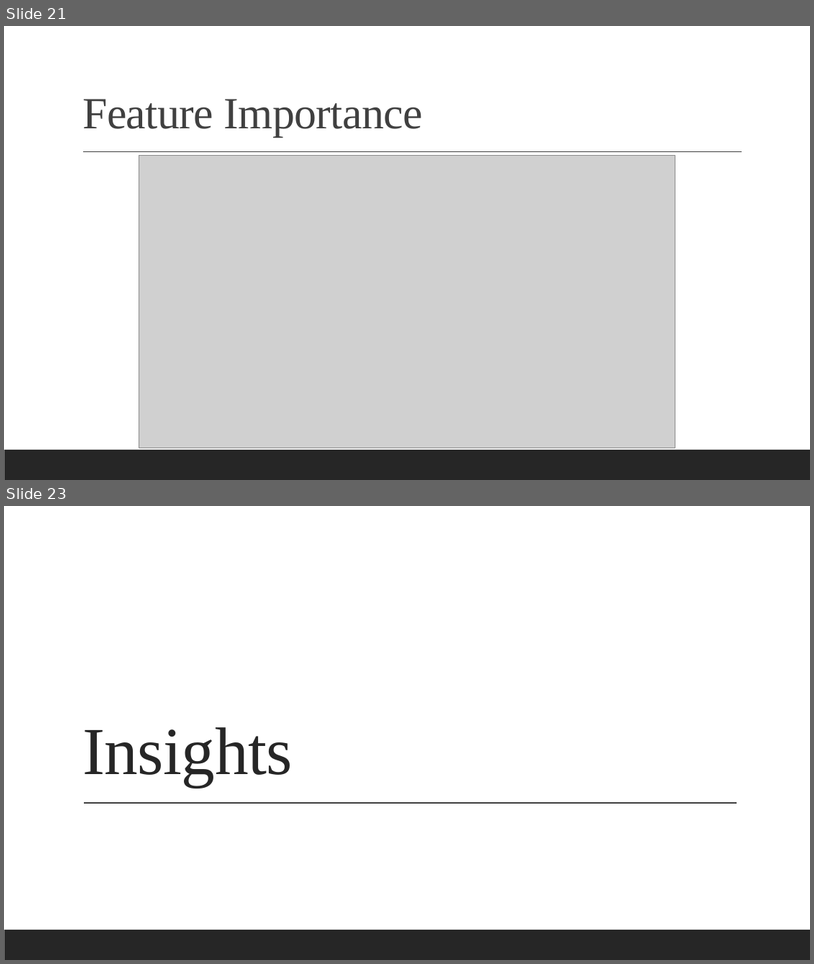
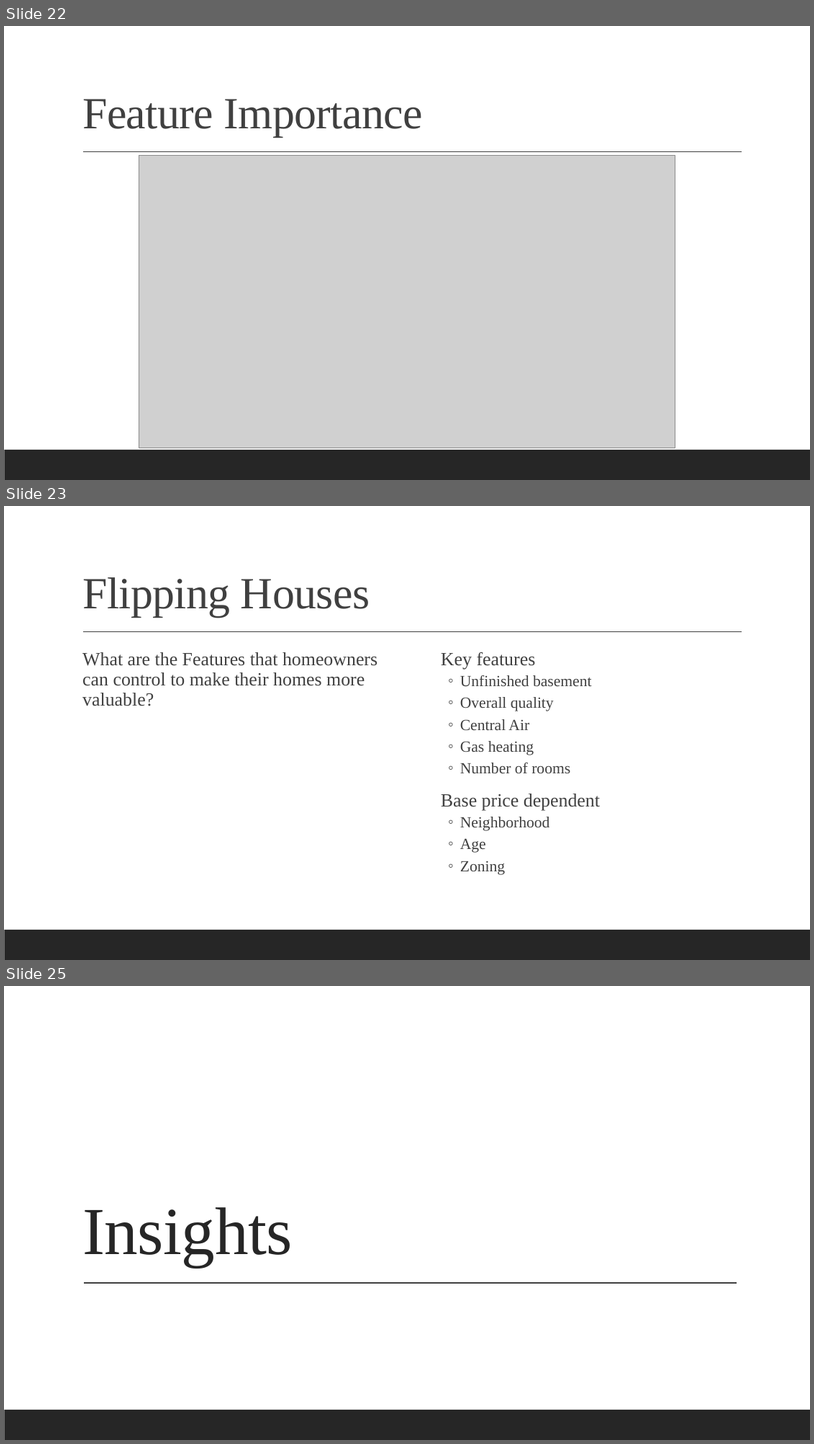
Before and after one commit to jah377/Kaggle-Machine-Learning-Housing-Project-, a slide deck: house_of_cardinality.pptx. Shown one above the other, each under a label of ours: slides 21 and 23 before the commit, slides 22, 23 and 25 after it; the slides between them are not shown. The pictures are 814x964 and 814x1444 pixels, drawn with LibreOffice and Linux fonts; fonts in the diff are those of the drawing; grey boxes stand for pictures. Boxes give left, top, right and bottom in pixels: in the first picture for what was removed or moved away, otherwise in the second. Text is boxed around its words. In the diff, an @@ line names an element or a change of style, - is before the commit and + after.

```diff
--- a/house_of_cardinality.pptx
+++ b/house_of_cardinality.pptx
@@ slide 23 added at (4,506,810,960), background #FFFFFF; not listed: 2 template elements that a slide beside it also shows @@
@@ title added at (82,577,370,616), 53 pt, text #404040 @@
+Flipping Houses
@@ text added at (82,652,378,706), 22.2 pt, text #404040 @@
+  What are the Features that homeowners can control to make their homes more valuable?
@@ text added at (441,652,600,875), 18.5 pt, text #404040 @@
+  Key features
+  ◦ Unfinished basement
+  ◦ Overall quality
+  ◦ Central Air
+  ◦ Gas heating
+  ◦ Number of rooms
+  Base price dependent
+  ◦ Neighborhood
+  ◦ Age
+  ◦ Zoning
@@ what was slide 21 is now slide 22 @@
@@ what was slide 23 is now slide 25 @@
```
Also in this commit, not shown: 1 slide changed, 2 other slides added, 1 slide removed.
